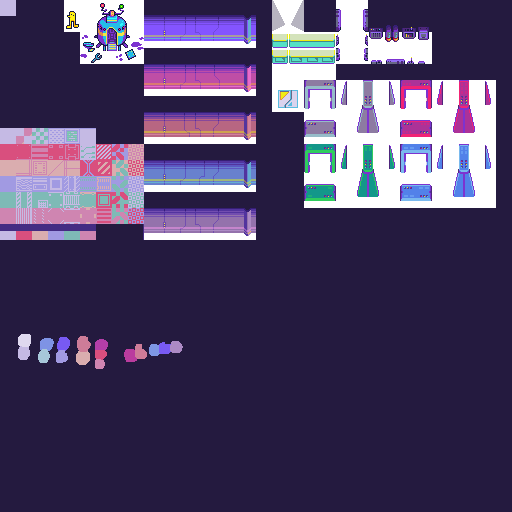
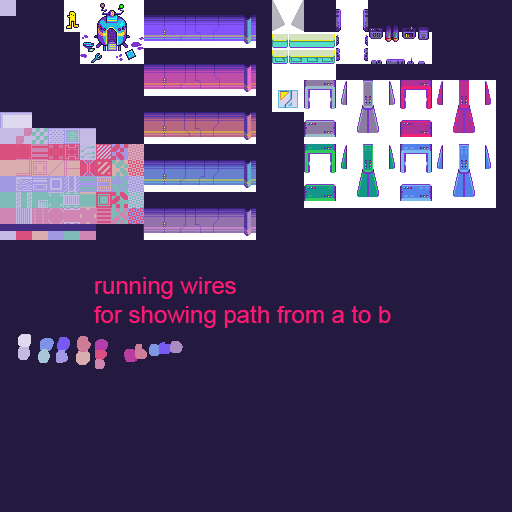
Layered file, before and after one edit (512 x 512). Changes by layer:
painted on "Layer 19" over [0, 112, 32, 128]
added layer "running wires for showing path from a to b" in group "BG" over [94, 277, 391, 328]
